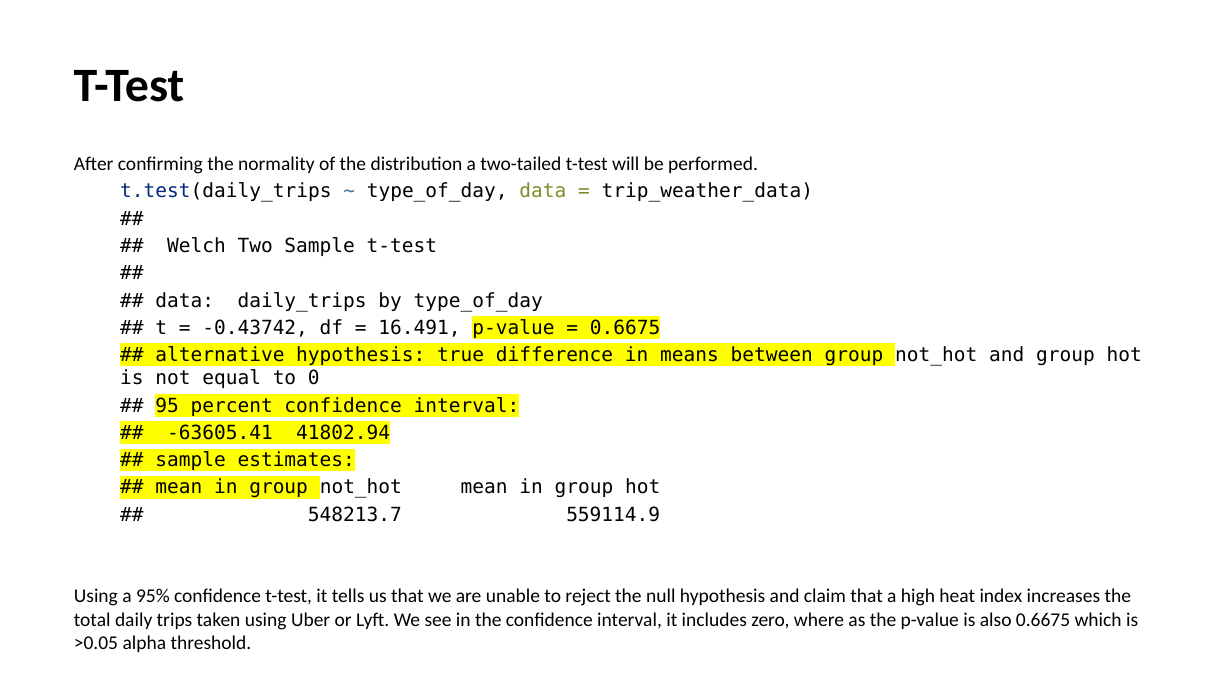
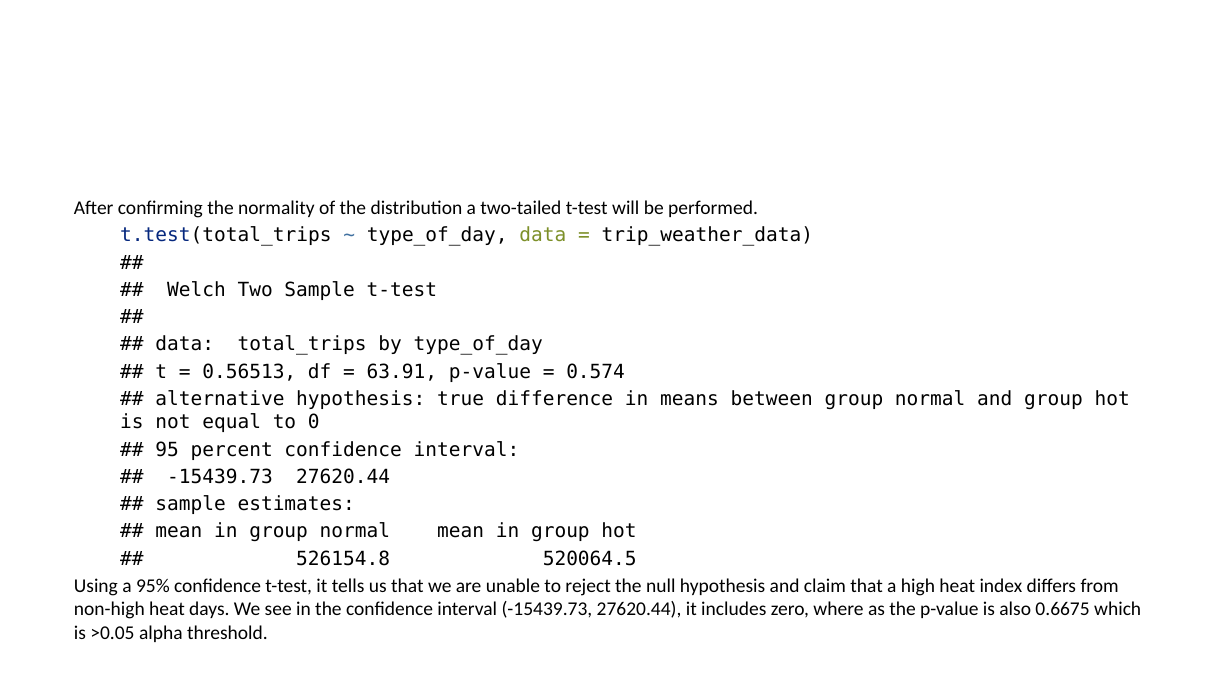
Before and after one commit to hellojohncruz/tlc_trips_weather, a slide deck: slide 17 of ridership.pptx (slide 15 before the commit). Drawn at 1232x693 pixels with LibreOffice and Linux fonts; fonts in the diff are those of the drawing. Boxes give left, top, right and bottom in pixels: in the first picture for what was removed or moved away, otherwise in the second. Text is boxed around its words. In the diff, an @@ line names an element or a change of style, - is before the commit and + after.

```diff
--- a/ridership.pptx
+++ b/ridership.pptx
@@ text removed at (74, 70, 184, 102) @@
-T-Test
@@ text "After confirming the normality of ...": place and size @@
-text "After confirming the normality of ..." at (74, 156, 1142, 652)
+text "After confirming the normality of ..." at (74, 200, 1141, 619)
@@ text at (74, 226, 1141, 619): text changed @@
-t.test(daily_trips ~ type_of_day, data = trip_weather_data)
-##
-## Welch Two Sample t-test
-##
-## data: daily_trips by type_of_day
-## t = -0.43742, df = 16.491, p-value = 0.6675
-## alternative hypothesis: true difference in means between group not_hot and group hot is not equal to 0
-## 95 percent confidence interval:
-## -63605.41 41802.94
-## sample estimates:
-## mean in group not_hot mean in group hot
-## 548213.7 559114.9
-Using a 95% confidence t-test, it tells us that we are unable to reject the null hypothesis and claim that a high heat index increases the total daily trips taken using Uber or Lyft. We see in the confidence interval, it includes zero, where as the p-value is also 0.6675 which is >0.05 alpha threshold.
+t.test(total_trips ~ type_of_day, data = trip_weather_data)
+##
+## Welch Two Sample t-test
+##
+## data: total_trips by type_of_day
+## t = 0.56513, df = 63.91, p-value = 0.574
+## alternative hypothesis: true difference in means between group normal and group hot is not equal to 0
+## 95 percent confidence interval:
+## -15439.73 27620.44
+## sample estimates:
+## mean in group normal mean in group hot
+## 526154.8 520064.5
+Using a 95% confidence t-test, it tells us that we are unable to reject the null hypothesis and claim that a high heat index differs from non-high heat days. We see in the confidence interval (-15439.73, 27620.44), it includes zero, where as the p-value is also 0.6675 which is >0.05 alpha threshold.
```
Also in this commit, not shown: 18 other slides changed, 4 slides added, 3 slides removed, 5 other files.
